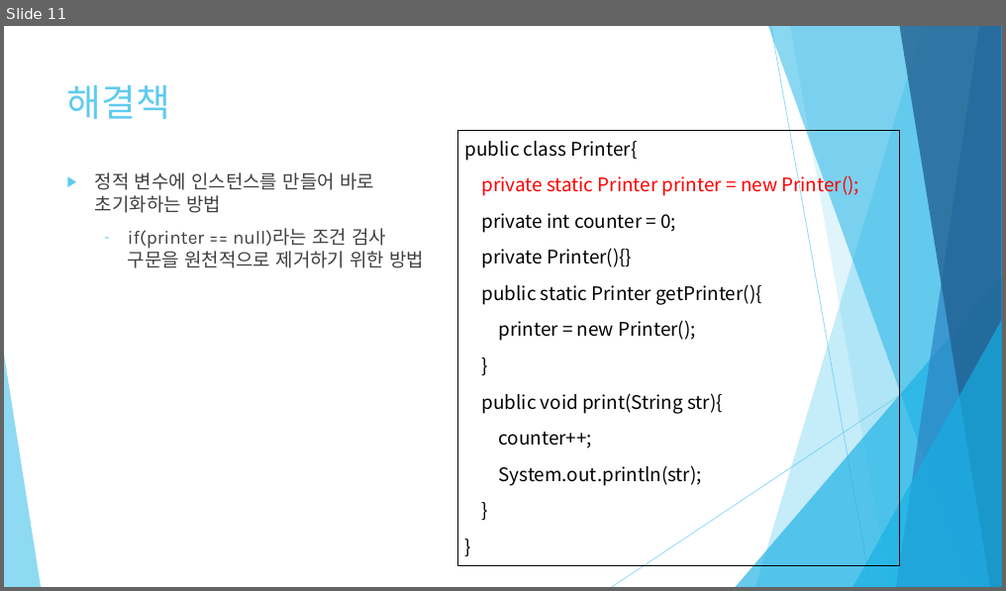
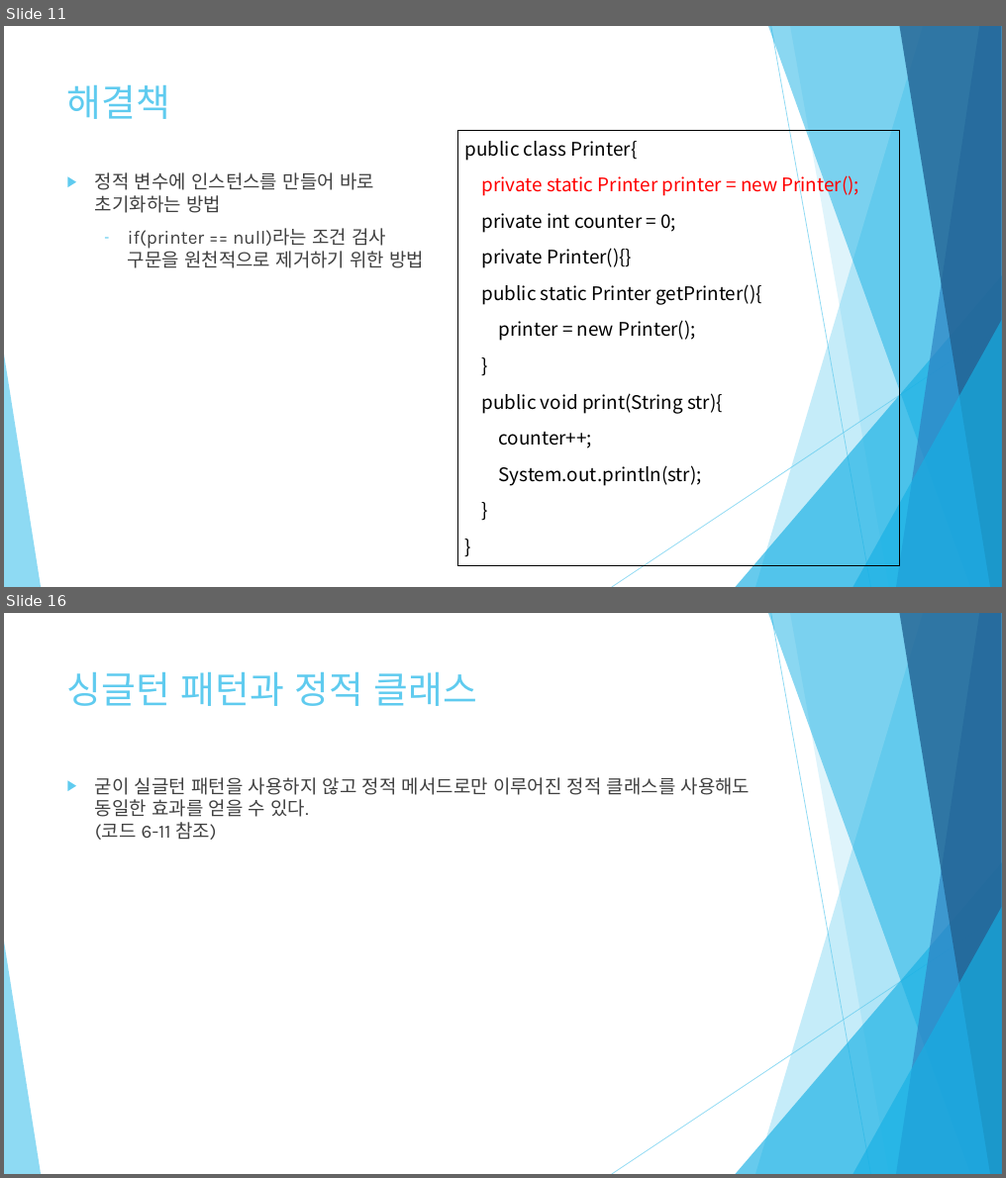
Before and after one commit to y3s-study/design-pattern, a slide deck: Chap6/JAVA 객체 지향 디자인 패턴 6장.pptx. Shown one above the other, each under a label of ours: slide 11 before the commit, slides 11 and 16 after it; the slides between them are not shown. The pictures are 1006x591 and 1006x1178 pixels, drawn with LibreOffice and Linux fonts; fonts in the diff are those of the drawing. Boxes give left, top, right and bottom in pixels: in the first picture for what was removed or moved away, otherwise in the second. Text is boxed around its words. In the diff, an @@ line names an element or a change of style, - is before the commit and + after.

Commit message:
[디자인 패턴] 6장 싱글턴 패턴 - 발표자료 내용 추가

```diff
--- a/Chap6/JAVA 객체 지향 디자인 패턴 6장.pptx
+++ b/Chap6/JAVA 객체 지향 디자인 패턴 6장.pptx
@@ slide 16 added at box(4, 613, 1002, 1174), background #FFFFFF; not listed: 10 template elements that a slide beside it also shows @@
@@ title added at box(67, 672, 477, 706), 36 pt, text #5FCBEF @@
+싱글턴 패턴과 정적 클래스
@@ text added at box(95, 777, 750, 840), 18 pt, text #404040 @@
+▶ 굳이 실글턴 패턴을 사용하지 않고 정적 메서드로만 이루어진 정적 클래스를 사용해도 동일한 효과를 얻을 수 있다.
+  (코드 6-11 참조)
```
Also in this commit, not shown: 2 slides changed, 4 other slides added, 17 slides removed.
